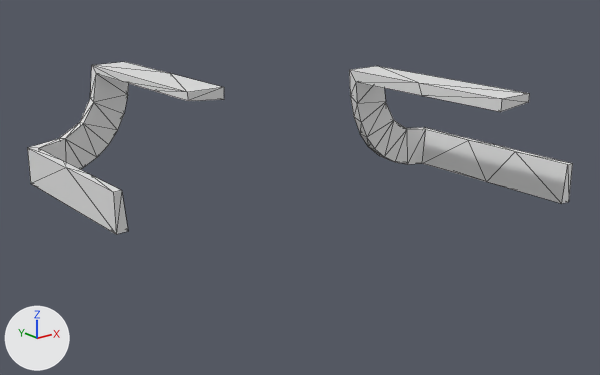
A saved change to the OBJ model data/bmc/SET_4W2C/t_123.obj.
Before and after are seen from a camera (50 mm lens) standing at (-1.276, -1.631, 0.86) and looking at (0.011, -0.023, 0.216). Arrows for +X, +Y and +Z are at lower left; the lights stay in place. Mesh edges are drawn as thin lines. Where no turn or scale is listed for an object, it has been applied to the vertices.

The first picture shows 't_123'.
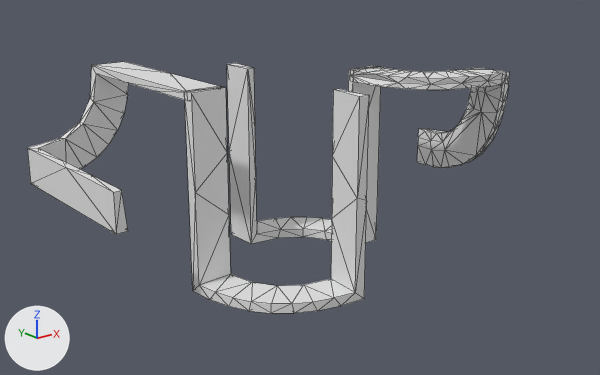
What differs and where, as boxes [x1, y1, x2, y2] in the pictures (600 x 375 px):
't_123', reshaped (12% narrower, 46% taller)
    before: [27, 62, 573, 234]
    after: [27, 62, 510, 313]
part 1 of me_t_123, rebuilt (29% narrower, 26% shorter)
    before: [349, 66, 573, 204]
    after: [351, 66, 510, 168]
part 2 of me_t_123, added
    after: [185, 87, 369, 313]
part 3 of me_t_123, added
    after: [227, 63, 381, 244]

The change in detail:
me_t_123 is used by ob_t_123; location (0.0, 0.0, 0.0).
me_t_123 had 88 vertices, 168 faces and spanned x -0.5..0.496, y -0.5..0.5, z 0.2..0.501.
me_t_123 now has 277 vertices, 510 faces and spans x -0.5..0.5, y -0.287..0.5, z 0.0..0.5.
me_t_123 part 1: the loose piece of 44 vertices spanning x 0.196..0.496, y -0.5..0.0, z 0.201..0.501 is rebuilt with 145 vertices and now spans x 0.199..0.5, y -0.287..0.0, z 0.199..0.5.
me_t_123 part 2: a new loose piece of 44 vertices spanning x -0.3..0.0, y -0.286..0.014, z 0.0..0.5.
me_t_123 part 3: a new loose piece of 44 vertices spanning x 0.0..0.3, y -0.014..0.286, z 0.0..0.5.
